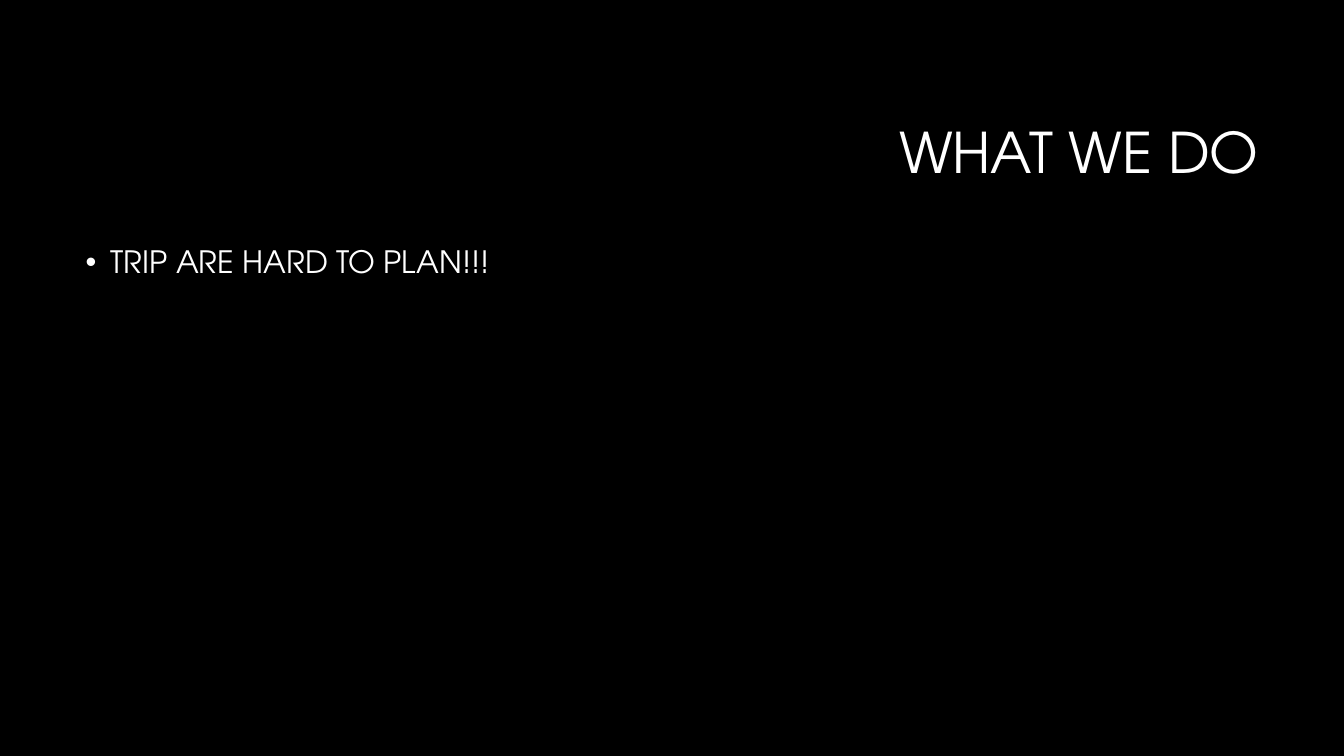
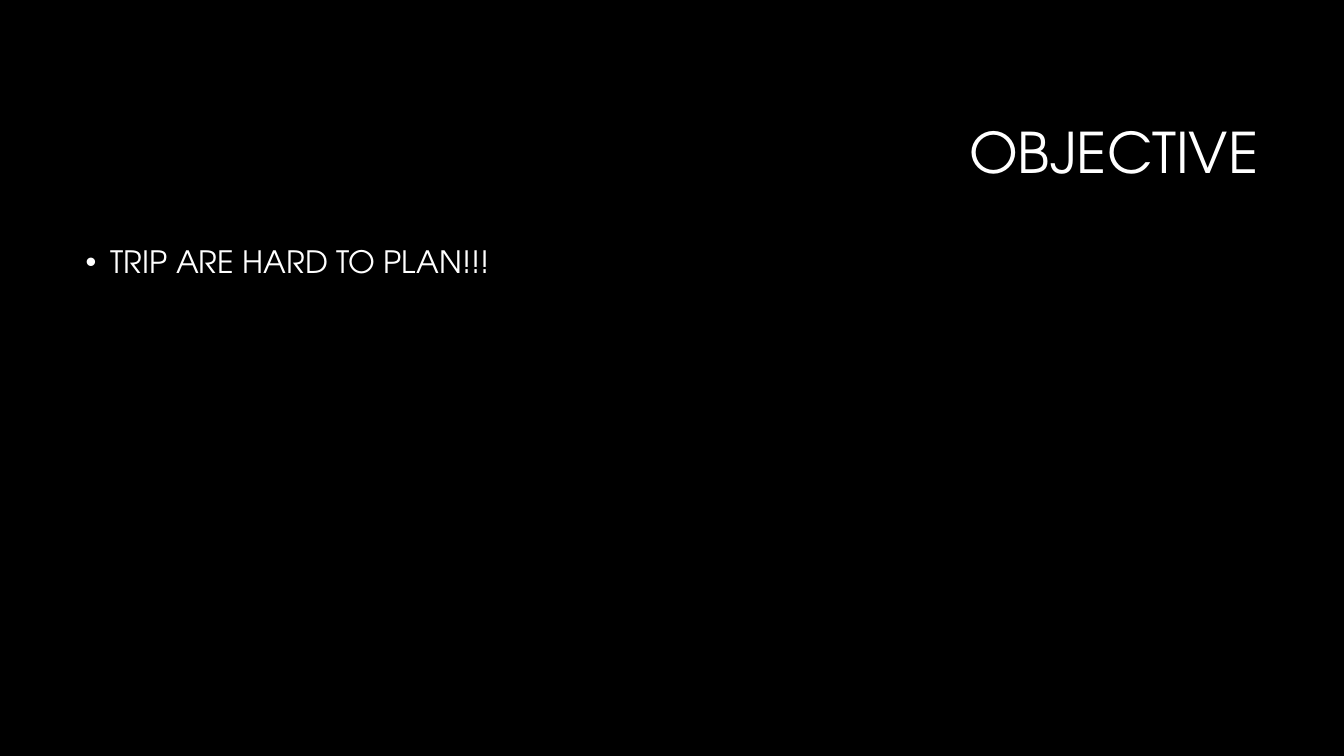
Before and after one commit to AlexisChen/CalHack, a slide deck: slide 3 of Hamiltonia_Presentation.pptx. Drawn at 1344x756 pixels with LibreOffice and Linux fonts; fonts in the diff are those of the drawing; background and template pictures are left out. Boxes give left, top, right and bottom in pixels: in the first picture for what was removed or moved away, otherwise in the second. Text is boxed around its words. In the diff, an @@ line names an element or a change of style, - is before the commit and + after.

```diff
--- a/Hamiltonia_Presentation.pptx
+++ b/Hamiltonia_Presentation.pptx
@@ title at (x1=969, y1=131, x2=1258, y2=174): text changed @@
-WHAT WE DO
+OBJECTIVE
```
Also in this commit, not shown: 4 slides added, 3 other files.
